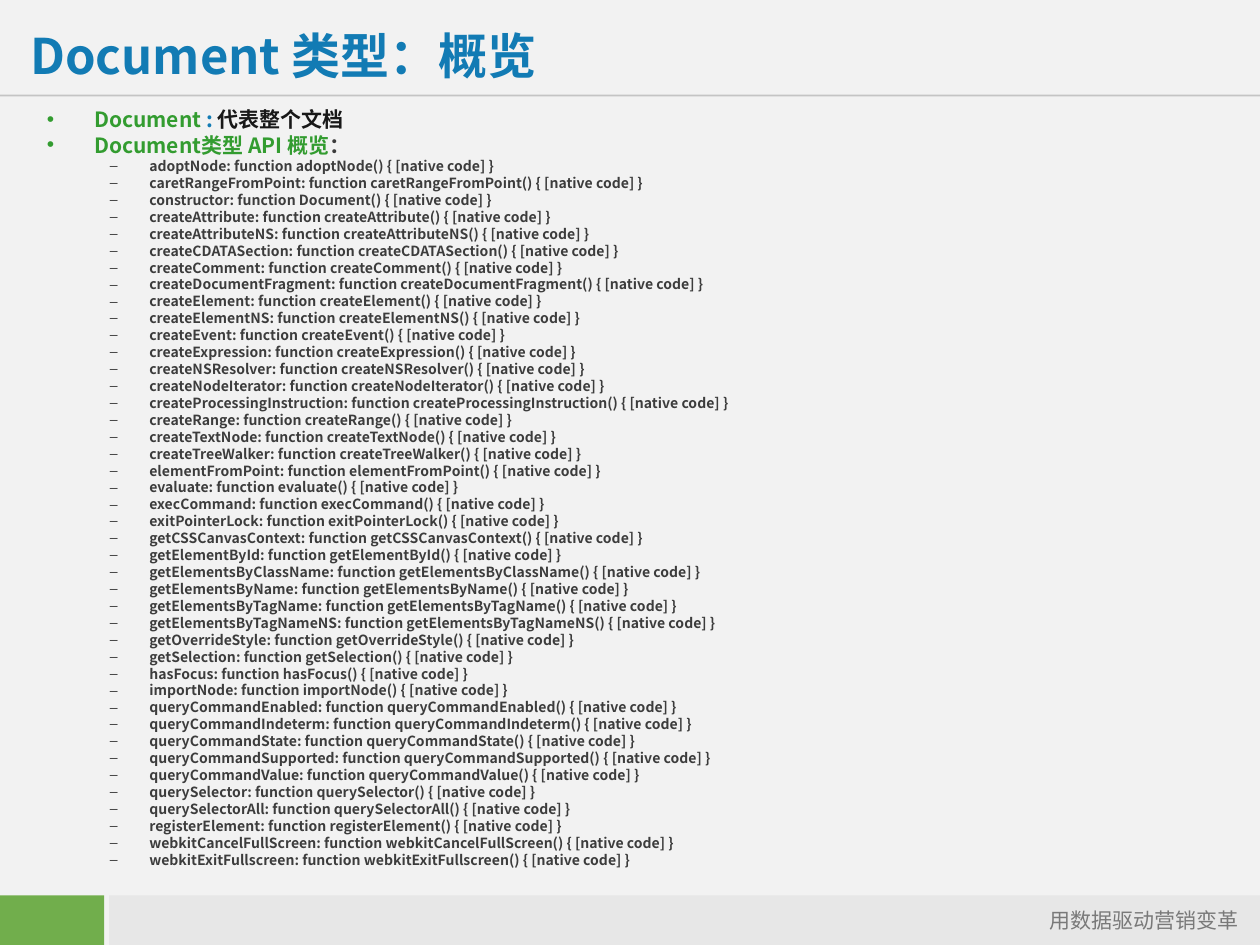
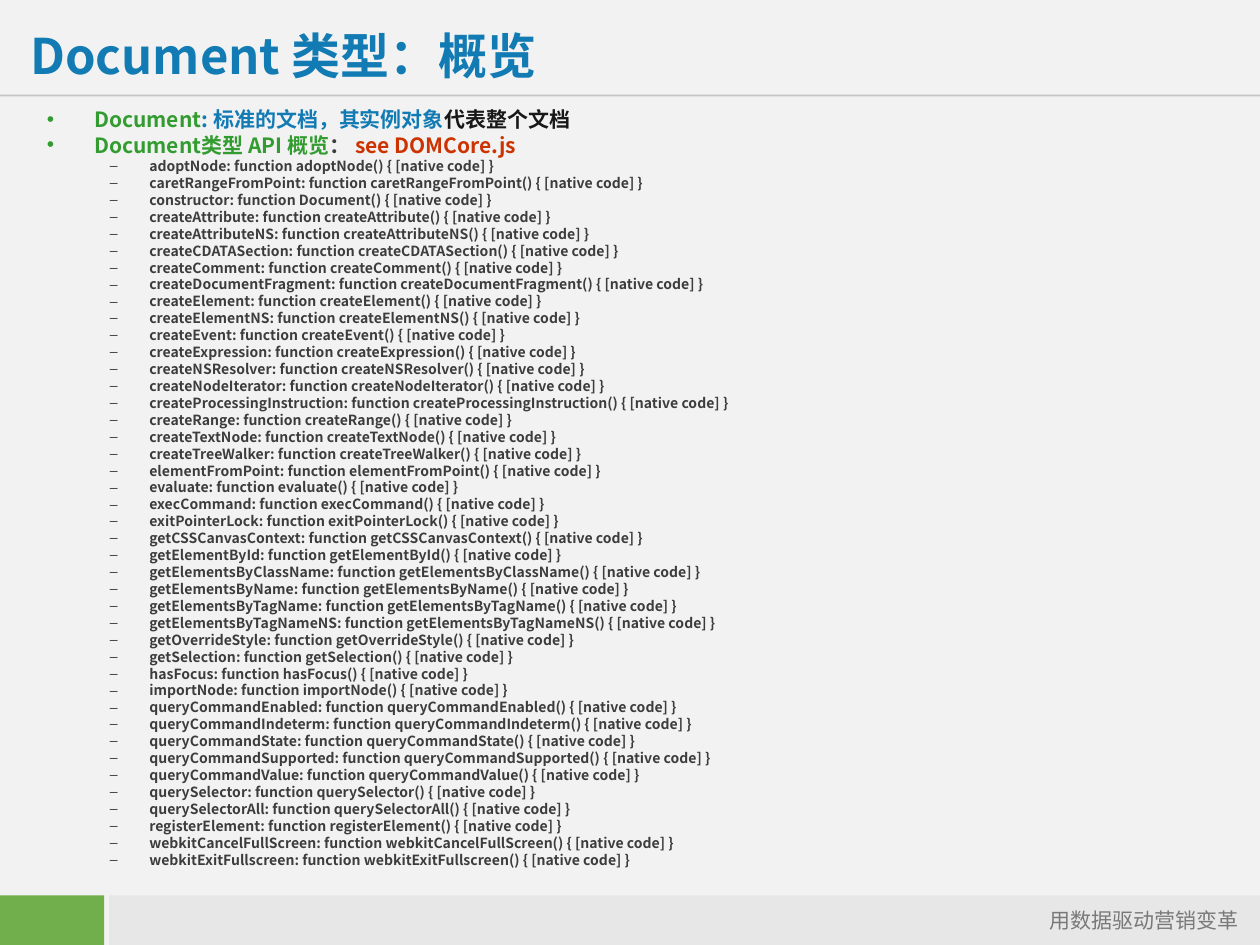
Before and after one commit to starzou/dom-edge, a slide deck: slide 5 of doc/DOM及其应用-DOM-API详解.ppt. Drawn at 1260x945 pixels with LibreOffice and Linux fonts; fonts in the diff are those of the drawing; background and template pictures are left out. Boxes give left, top, right and bottom in pixels: in the first picture for what was removed or moved away, otherwise in the second. Text is boxed around its words. In the diff, an @@ line names an element or a change of style, - is before the commit and + after.

```diff
--- a/doc/DOM及其应用-DOM-API详解.ppt
+++ b/doc/DOM及其应用-DOM-API详解.ppt
@@ text at [94, 109, 570, 158]: text changed @@
-• Document : 代表整个文档
-• Document类型 API 概览：
+• Document: 标准的文档，其实例对象代表整个文档
+• Document类型 API 概览： see DOMCore.js
```
Also in this commit, not shown: 2 other slides changed, 2 slides added, 5 other files.
